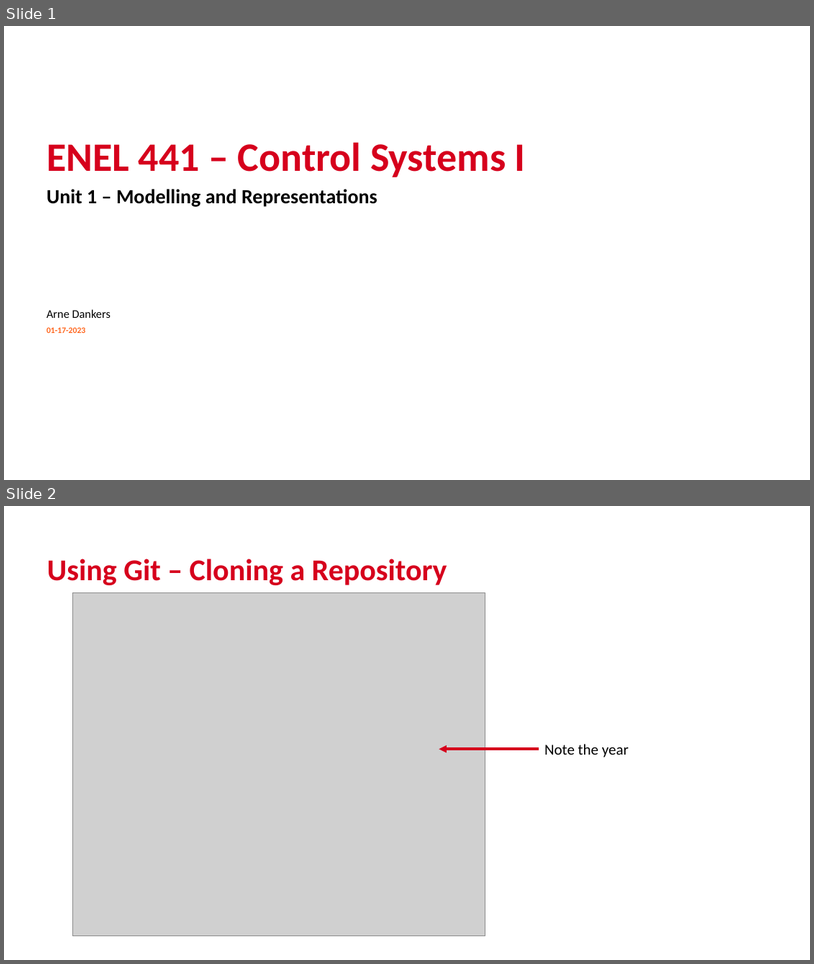
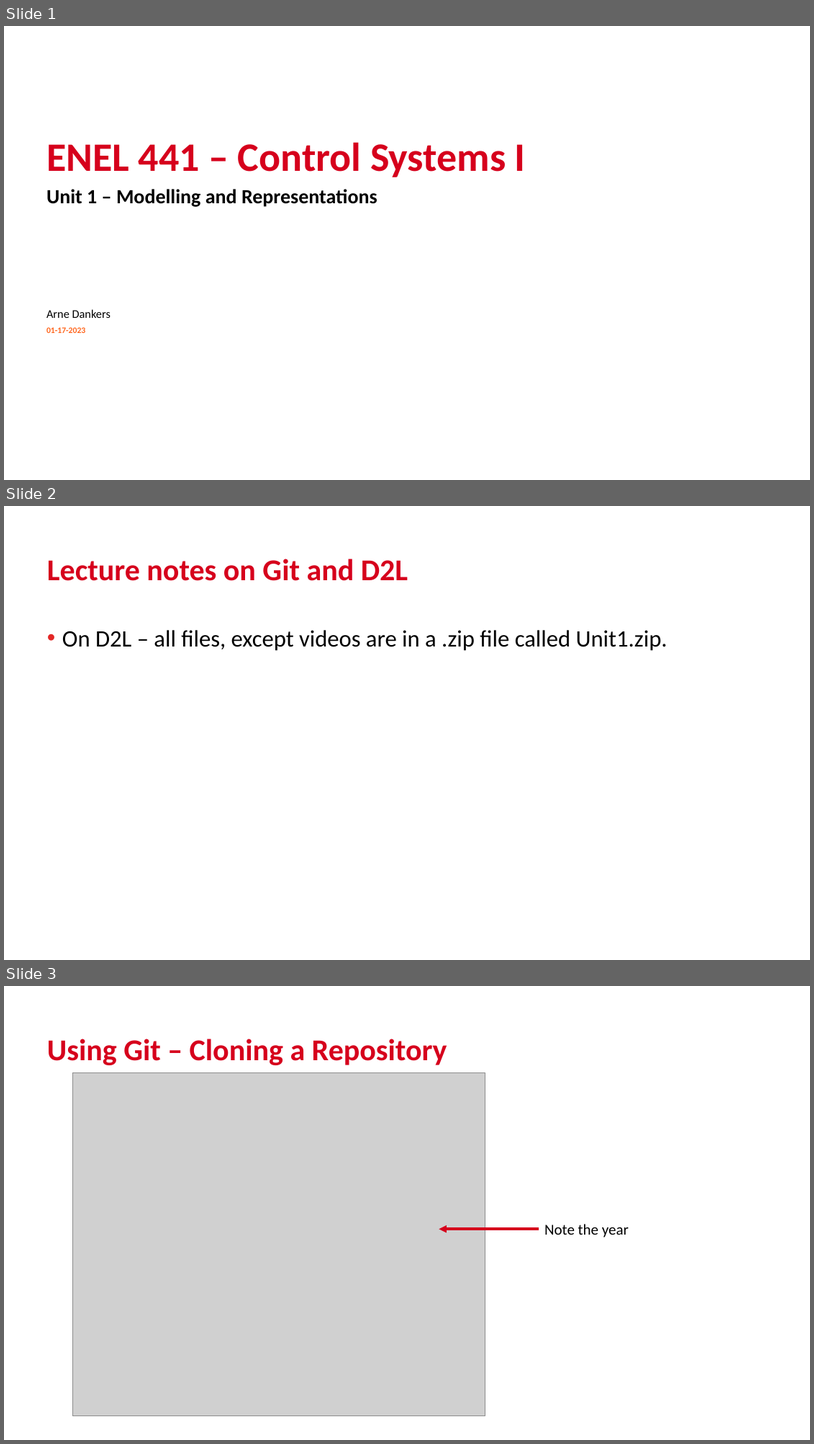
Before and after one commit to arneUofC/Unit-1---System-Modelling-and-Representation---2024, a slide deck: Lecture 5.pptx. Shown one above the other, each under a label of ours: slides 1 and 2 before the commit, slides 1, 2 and 3 after it. The pictures are 814x964 and 814x1444 pixels, drawn with LibreOffice and Linux fonts; fonts in the diff are those of the drawing; grey boxes stand for pictures; background and template pictures are left out. Boxes give left, top, right and bottom in pixels: in the first picture for what was removed or moved away, otherwise in the second. Text is boxed around its words. In the diff, an @@ line names an element or a change of style, - is before the commit and + after.

```diff
--- a/Lecture 5.pptx
+++ b/Lecture 5.pptx
@@ slide 2 added at <box>4,506,810,960</box>, background picture (left out) @@
@@ title added at <box>47,559,408,581</box>, 36 pt, text #D6001C, bold @@
+Lecture notes on Git and D2L
@@ text added at <box>62,630,668,651</box>, 28 pt, text #000000 @@
+• On D2L – all files, except videos are in a .zip file called Unit1.zip.
@@ page number added at <box>609,928,790,952</box>, 10 pt, text #FFFFFF @@
+2
@@ what was slide 2 is now slide 3 @@
```
Also in this commit, not shown: 4 other files.
